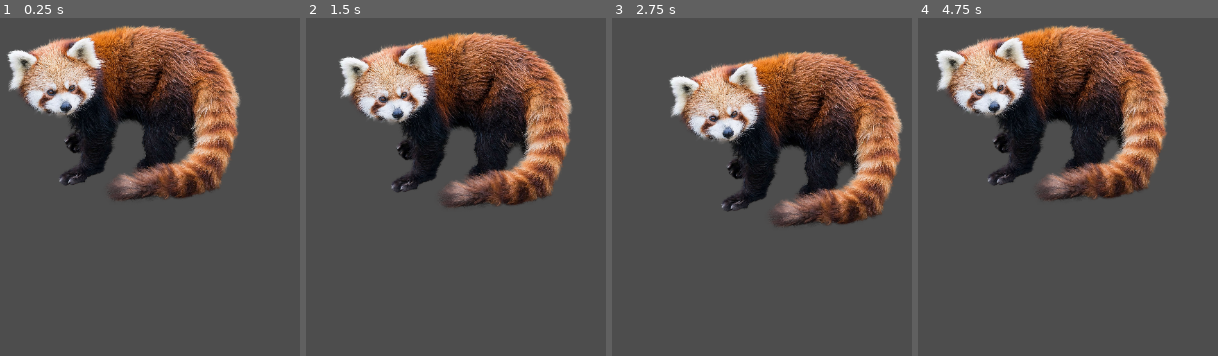
Above: before the commit, frames 1-4 (left to right).
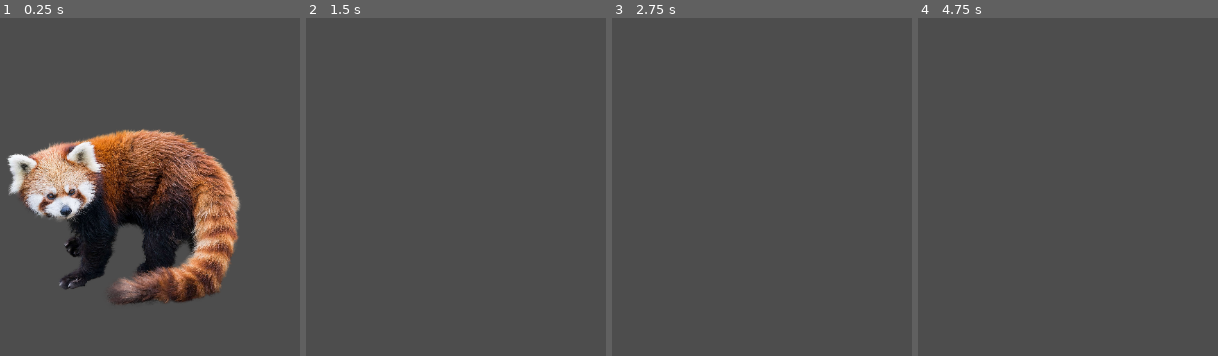
Above: after the commit, the same moments.

Repository: ShopinCart/gamedev-club1
Game: Godot game, scene res://main.tscn
The game is run twice, just before and just after one commit, with the same random seed, the same clock (stepped at 60 frames per second) and the same inputs.
Inputs:
- Up to frame 1 (0.25 s): no input
- Up to frame 2 (1.5 s): hold Right (move_right) 0.53-1.28 s; hold Down (move_down) from 1.28 s (still down)
- Up to frame 3 (2.75 s): release Down (move_down) at 2.03 s; hold Right (move_right) from 2.03 s (still down)
- Up to frame 4 (4.75 s): release Right (move_right) at 2.78 s; hold Up (move_up) 2.78-3.53 s; hold Left (move_left) from 3.53 s (still down)

The runs differ from the first frame. In frame 1, 46% of the frame differs, in the area x 2-80%, y 2-85%; in frame 2, 26%; in frame 3, 26%; in frame 4, 26%.

Commit message:
Gravity + a future platform

Diff:
--- a/main.tscn
+++ b/main.tscn
@@ -1,8 +1,17 @@
-[gd_scene load_steps=2 format=3 uid="uid://ue7oyk5xhytc"]
+[gd_scene load_steps=3 format=3 uid="uid://ue7oyk5xhytc"]
 
 [ext_resource type="PackedScene" uid="uid://b1uypert1tm72" path="res://player.tscn" id="1_ig7tw"]
+
+[sub_resource type="RectangleShape2D" id="RectangleShape2D_ig7tw"]
+size = Vector2(1049, 23.5)
 
 [node name="Main" type="Node"]
 
 [node name="Player" parent="." instance=ExtResource("1_ig7tw")]
 position = Vector2(600, 300)
+
+[node name="Area2D" type="Area2D" parent="."]
+
+[node name="CollisionShape2D" type="CollisionShape2D" parent="Area2D"]
+position = Vector2(578.5, 464.25)
+shape = SubResource("RectangleShape2D_ig7tw")
--- a/player.gd
+++ b/player.gd
@@ -8,15 +8,15 @@
 # Called every frame. 'delta' is the elapsed time since the previous frame.
 func _process(delta: float) -> void:
 
-	var direction = Vector2.ZERO
-	var speed = 50.0
-	if Input.is_action_pressed("move_up"):
-		direction.y -= 1.0
-	if Input.is_action_pressed("move_down"):
-		direction.y += 1.0
+	var velocity = Vector2.ZERO
+	var speed = 100.0
+	var gravity = 10
+
 	if Input.is_action_pressed("move_left"):
-		direction.x -= 1.0
+		velocity.x -= speed
 	if Input.is_action_pressed("move_right"):
-		direction.x += 1.0
+		velocity.x += speed
 
-	position += direction * (speed * delta)
+	velocity.y += gravity / delta
+
+	position += velocity * delta
